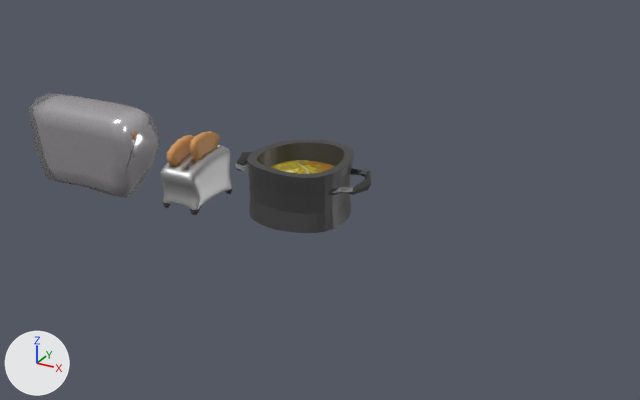
The Blender file Assets/Blender/StuInteractables.blend: old version first, new version second.
Camera for both pictures: a camera (50 mm lens) standing at (1.82, -7.94, 3.83) and looking at (-2.59, 0.09, -0.18). Arrows for +X, +Y and +Z are at lower left; the lights stay in place. The older version comes first.

Objects in the first picture: 'Dryer', 'Pot', 'Stew', 'Toaster'.
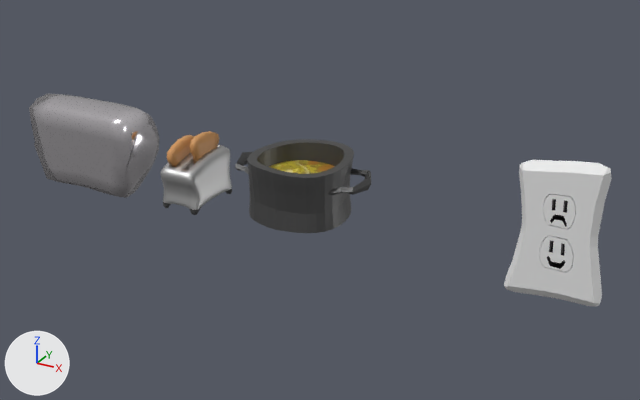
Boxes (x1, y1, x2, y2) around the edits, measured in the pictures (640 x 400 px):
```json
{"object": "Outlet", "change": "added", "after": [504, 160, 612, 307], "faces in mat_material (white #e7e7e7)": [504, 160, 612, 307], "faces in mat_material_002 (black #000000)": [546, 194, 574, 269]}
```

The change, as JSON lines over the scene's bpy script:
```json
{"op": "add", "block": "mat_material", "code": ["mat_material = principled_material('Material')", "mat_material.base_color = (0.8, 0.8, 0.8)  # white #e7e7e7"]}
{"op": "add", "block": "mat_material_002", "code": ["mat_material_002 = principled_material('Material.002')", "mat_material_002.base_color = (0.0, 0.0, 0.0)  # black #000000"]}
{"op": "add", "block": "me_outlet", "code": ["me_outlet = bpy.data.meshes.new('Outlet')", "me_outlet.from_pydata(...)  # 348 vertices, 328 faces; spans x -0.67..0.82, y -1.1..1.26, z -0.12..0.0", "# faces by material slot: [218, 110]", "me_outlet.materials.append(mat_material)  # white #e7e7e7", "me_outlet.materials.append(mat_material_002)  # black #000000"]}
{"op": "add", "block": "ob_outlet", "code": ["ob_outlet = bpy.data.objects.new('Outlet', me_outlet)", "ob_outlet.location = (0.035, 0.0, 0.0)", "ob_outlet.rotation_euler = (1.571, 0.0, 0.0)  # degrees (90, 0, 0)", "ob_outlet.scale = (0.657, 0.657, 0.657)"]}
```
